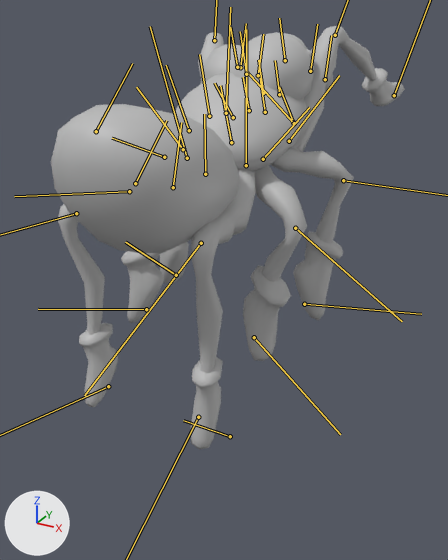
What one commit did to the FBX model Prototype3/Assets/Art/Character/RigAnim_Eugene.fbx.
One viewpoint serves both versions: a camera (50 mm lens) standing at (0.0522, -0.0978, 0.0861) and looking at (-0.0012, -0.0006, 0.0374). Every picture has the same lights, and +X, +Y and +Z are marked at lower left. Both versions are drawn at frame 213 of the action 'anim_spiderJump'; the numbers are the values there. The bones that bend it are drawn over the model as lines.

The first picture shows 'geo_spider_01'.
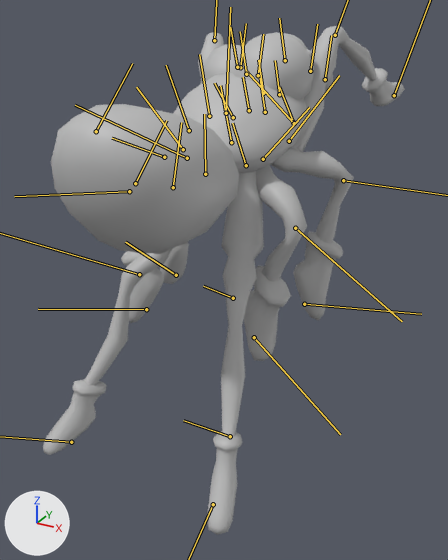
Boxes (x1, y1, x2, y2) around the edits, measured in the pictures (448 x 560 px):
'geo_spider_01', posed (20% taller): before (51, 26, 405, 449); after (43, 26, 405, 535)
bone 'jnt_R_RegD_01', root to tip: before (246, 165) to (246, 29); after (246, 165) to (232, 123)
bone 'jnt_R_RegD_02', root to tip: before (201, 243) to (84, 395); after (233, 298) to (203, 286)
bone 'jnt_L_LegD_01', root to tip: before (187, 158) to (150, 26); after (187, 158) to (75, 105)

The edits, one by one:
Bone 'jnt_R_RegD_01' (bone_jnt_r_regd_01) turns from (-10, -19, -14) to (0, -14, -62) degrees about its own x, y and z.
Bone 'jnt_R_RegD_02' (bone_jnt_r_regd_02) turns from (0, 0, -26) to (0, 0, 54) degrees about its own x, y and z.
Bone 'jnt_L_LegD_01' (bone_jnt_l_legd_01) turns from (10, 5, -15) to (5, 10, -61) degrees about its own x, y and z.
Bone 'jnt_L_LegD_02' (bone_jnt_l_legd_02) turns from (0, 0, -24) to (0, 0, 54) degrees about its own x, y and z.
